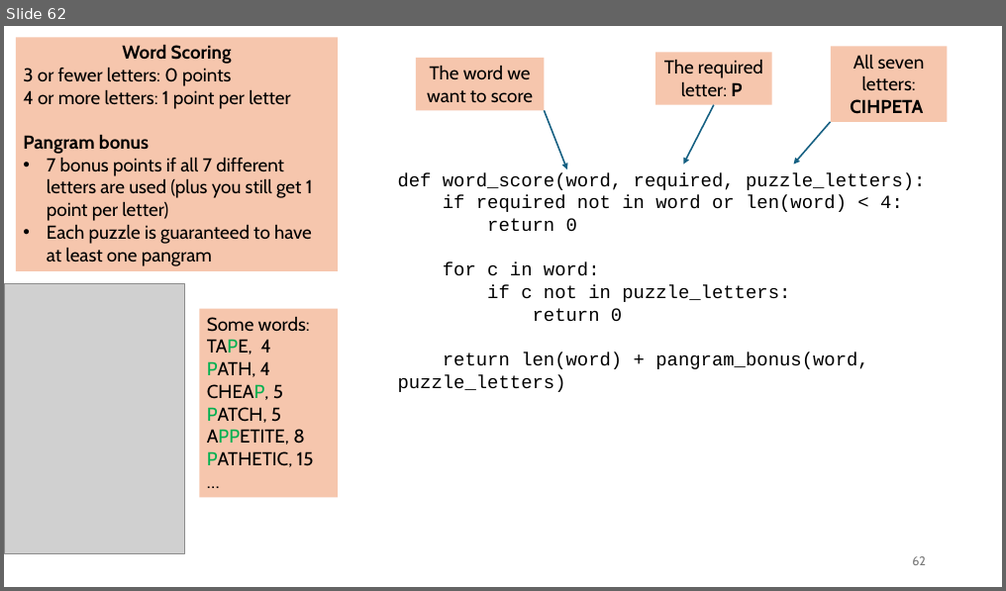
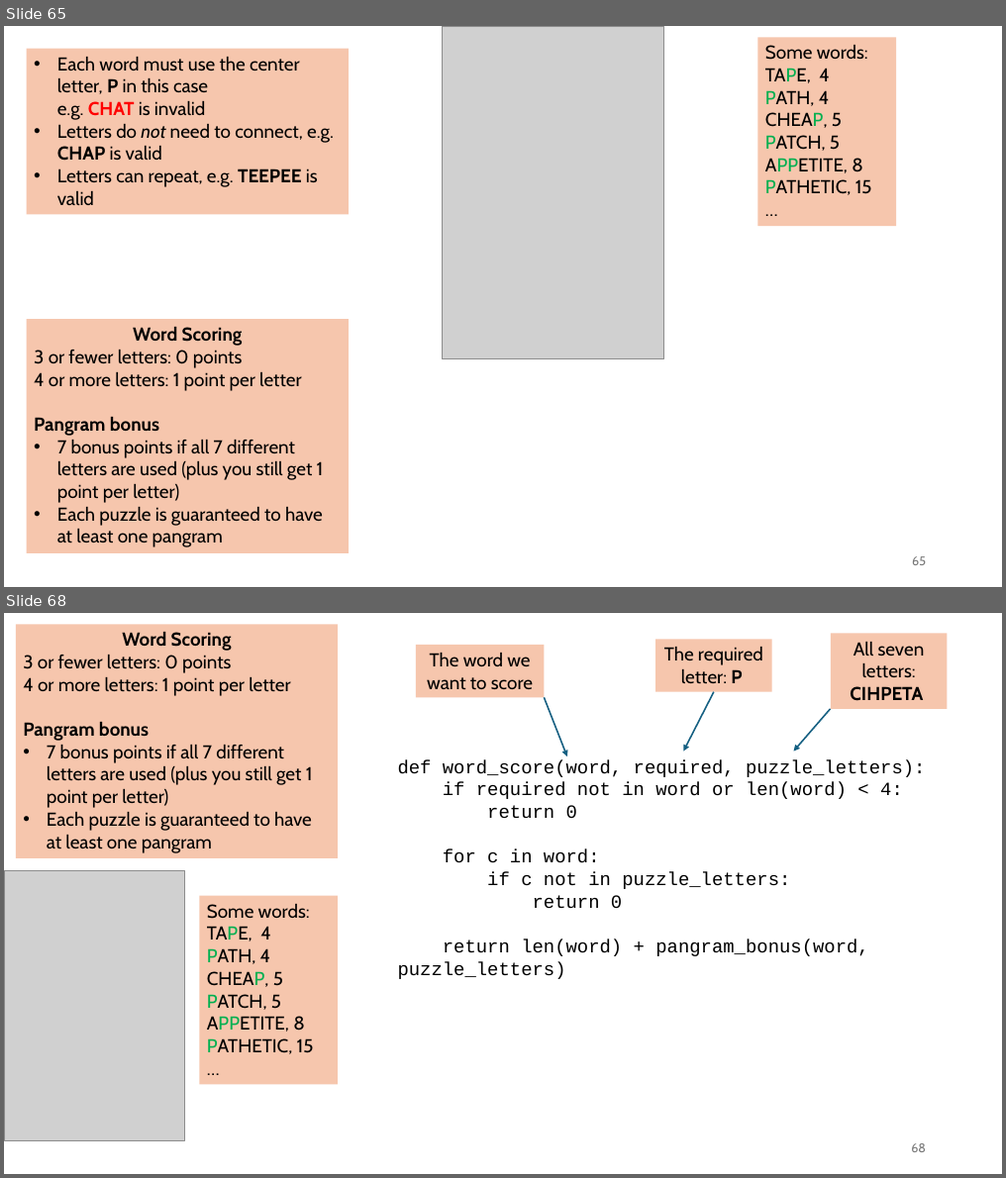
Before and after one commit to tjd1234/cmpt120spring2026, a slide deck: lecture_notes/chapter7/chapter7.pptx. Shown one above the other, each under a label of ours: slide 62 before the commit, slides 65 and 68 after it; the slides between them are not shown. The pictures are 1006x591 and 1006x1178 pixels, drawn with LibreOffice and Linux fonts; fonts in the diff are those of the drawing; grey boxes stand for pictures. Boxes give left, top, right and bottom in pixels: in the first picture for what was removed or moved away, otherwise in the second. Text is boxed around its words. In the diff, an @@ line names an element or a change of style, - is before the commit and + after.

```diff
--- a/lecture_notes/chapter7/chapter7.pptx
+++ b/lecture_notes/chapter7/chapter7.pptx
@@ slide 65 added at [4,26,1002,587], background #FFFFFF @@
@@ rectangle added at [27,49,349,215], fill #F6C6AD, 18 pt, text #000000 @@
+• Each word must use the center letter, P in this case
+  e.g. CHAT is invalid
+• Letters do not need to connect, e.g. CHAP is valid
+• Letters can repeat, e.g. TEEPEE is valid
@@ picture added at [442,26,664,360] @@
@@ rectangle added at [757,37,896,226], fill #F6C6AD, 18 pt, text #000000 @@
+Some words:
+TAPE, 4
+PATH, 4
+CHEAP, 5
+PATCH, 5
+APPETITE, 8
+PATHETIC, 15
+…
@@ rectangle added at [27,319,349,554], fill #F6C6AD, 18 pt, text #000000 @@
+Word Scoring
+3 or fewer letters: 0 points
+4 or more letters: 1 point per letter
+Pangram bonus
+• 7 bonus points if all 7 different letters are used (plus you still get 1 point per letter)
+• Each puzzle is guaranteed to have at least one pangram
@@ page number added at [912,557,926,566], 12 pt, text #797979 @@
+65
@@ what was slide 62 is now slide 68 @@
@@ page number at [911,1144,926,1153]: text changed @@
-62
+68
```
Also in this commit, not shown: 19 slides changed, 5 other slides added, 2 other files.
